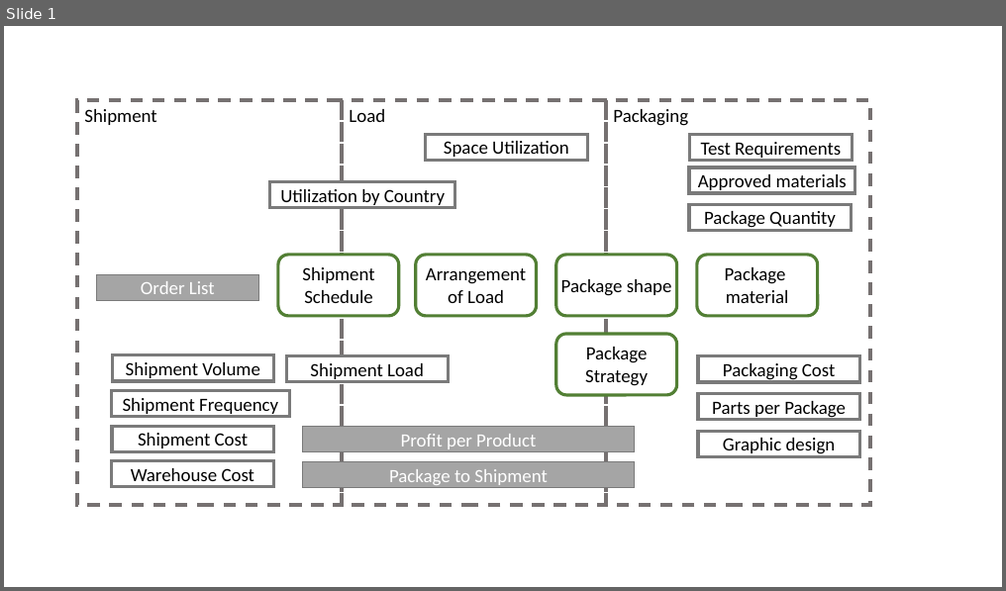
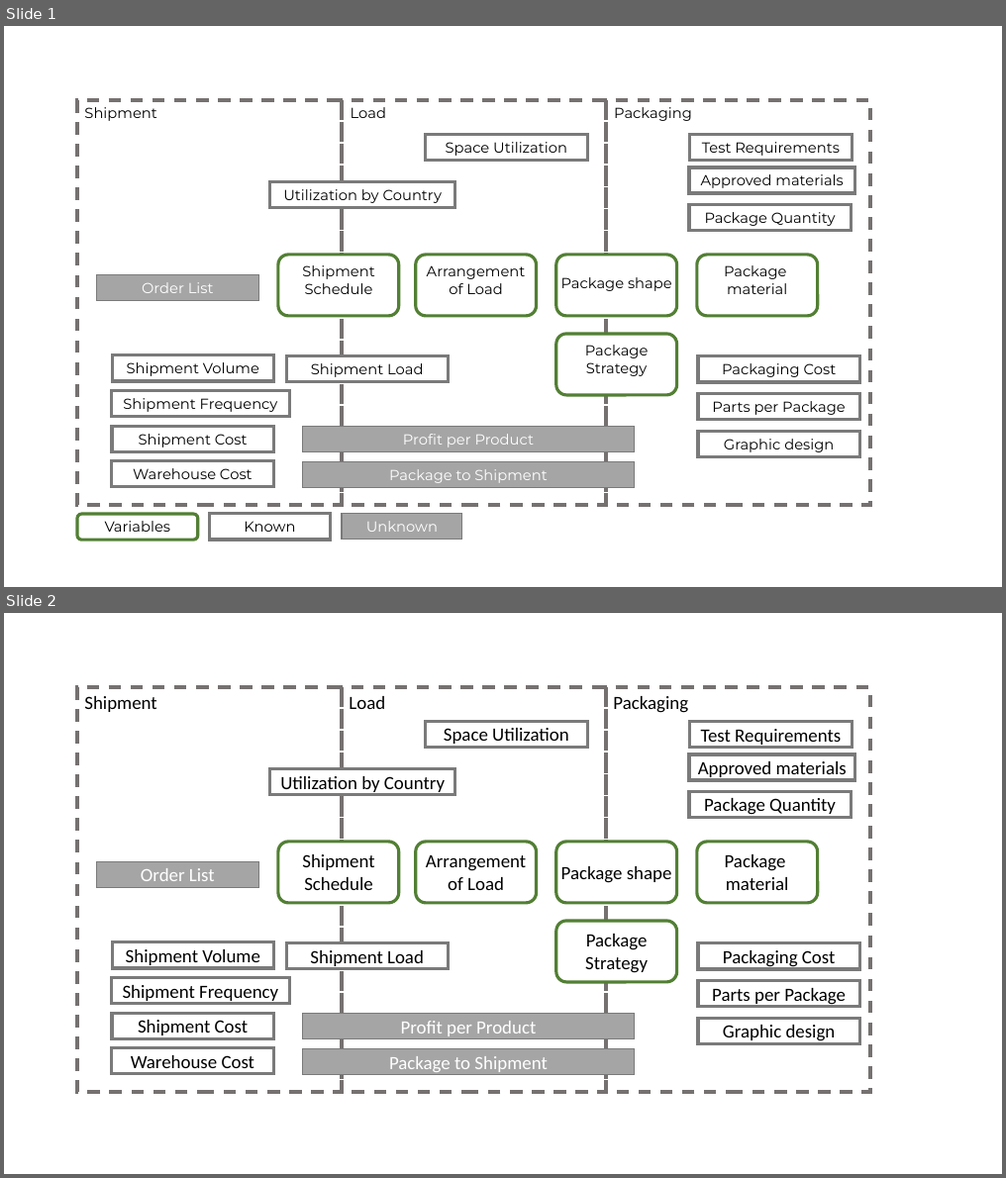
Before and after one commit to BasilRYJT/201801.university.t7, a slide deck: capstone/assets.pptx. Shown one above the other, each under a label of ours: slide 1 before the commit, slides 1 and 2 after it. The pictures are 1006x591 and 1006x1178 pixels, drawn with LibreOffice and Linux fonts; fonts in the diff are those of the drawing. Boxes give left, top, right and bottom in pixels: in the first picture for what was removed or moved away, otherwise in the second. Text is boxed around its words. In the diff, an @@ line names an element or a change of style, - is before the commit and + after.

```diff
--- a/capstone/assets.pptx
+++ b/capstone/assets.pptx
@@ slide 1 added at [4, 26, 1002, 587], background #FFFFFF @@
@@ group added at [77, 100, 870, 541]: 21 rectangles, 8 texts, 6 rounded rectangles @@
+Shipment
+Load
+Packaging
+Package shape
+Package
+material
+Arrangement
+of Load
+Shipment
+Schedule
+Test Requirements
+Approved materials
+Graphic design
+Package
+Strategy
+Shipment Volume
+Space Utilization
+Shipment Frequency
+Shipment Cost
+Shipment Load
+Parts per Package
+Utilization by Country
+Packaging Cost
+Package Quantity
+Package to Shipment
+Profit per Product
+Warehouse Cost
+Order List
+Known
+Variables
+Unknown
@@ what was slide 1 is now slide 2 @@
```
Also in this commit, not shown: 17 other files.
